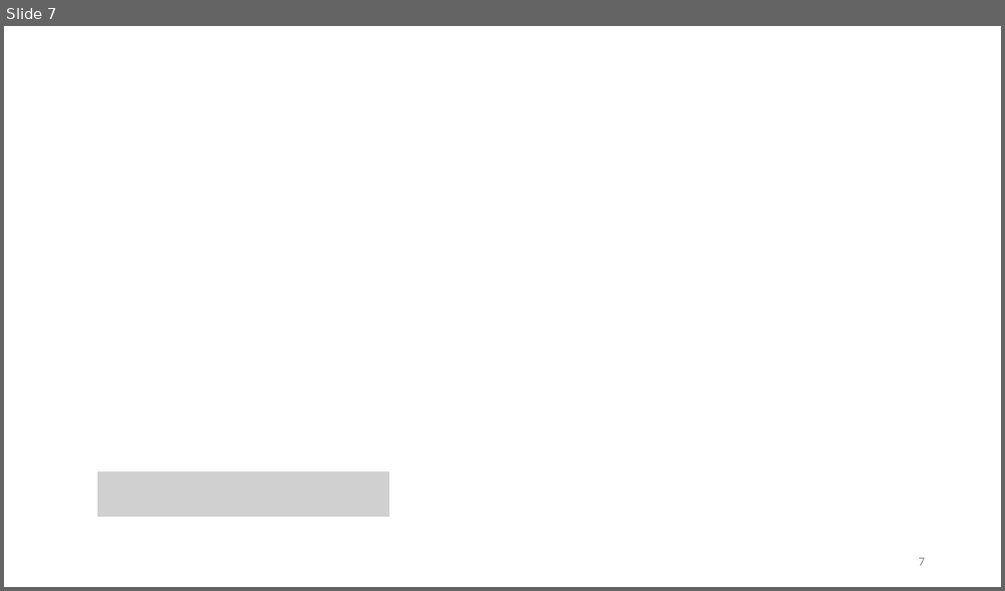
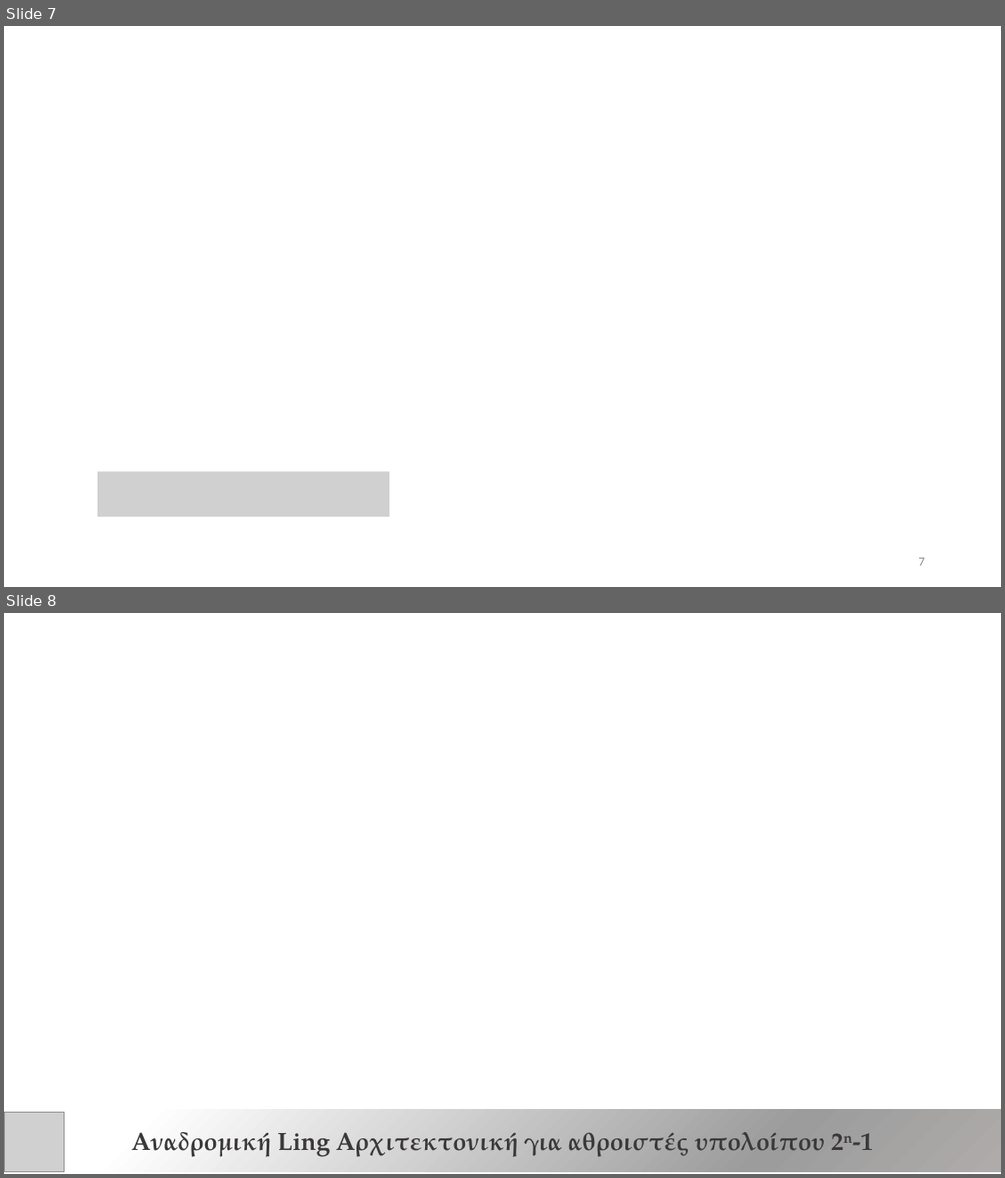
Before and after one commit to vassilas/THESIS_DOC, a slide deck: Presentation/Presentation.pptx. Shown one above the other, each under a label of ours: slide 7 before the commit, slides 7 and 8 after it. The pictures are 1005x591 and 1005x1178 pixels, drawn with LibreOffice and Linux fonts; fonts in the diff are those of the drawing; grey boxes stand for pictures. Boxes give left, top, right and bottom in pixels: in the first picture for what was removed or moved away, otherwise in the second. Text is boxed around its words. In the diff, an @@ line names an element or a change of style, - is before the commit and + after.

```diff
--- a/Presentation/Presentation.pptx
+++ b/Presentation/Presentation.pptx
@@ slide 8 added at <box>4,613,1001,1174</box>, background #FFFFFF @@
@@ rectangle added at <box>4,1110,1001,1172</box>, fill gradient #AFABAB to #9C9C9C to #FFFFFF, 24 pt, text #3B3838, bold @@
+Αναδρομική Ling Αρχιτεκτονική για αθροιστές υπολοίπου 2n-1
@@ picture added at <box>4,1111,64,1172</box> @@
```
Also in this commit, not shown: 1 slide changed, 4 other files.
